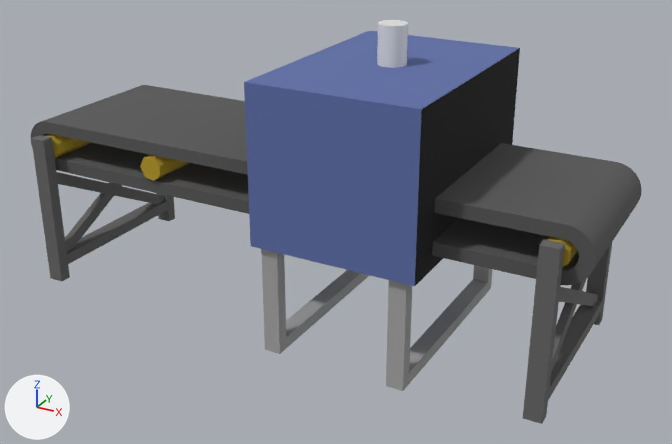
The Blender file private/blender/general1.blend as it was, and as the next commit left it.
The view is the same before and after, from a camera (50 mm lens) standing at (3.27, -5.63, 2.4) and looking at (0.21, -0.07, -0.38). The lights are fixed; the arrows at lower left show +X, +Y and +Z.

In view in the first picture: 'Cylindre', 'belt_inf.001', 'belt_start', 'belt_sup', 'foot2', 'foot2.001', 'foot2.002', 'foot2.005', 'foot3', 'foot3.002', 'foot3.003', 'machine', 'machine.001'.
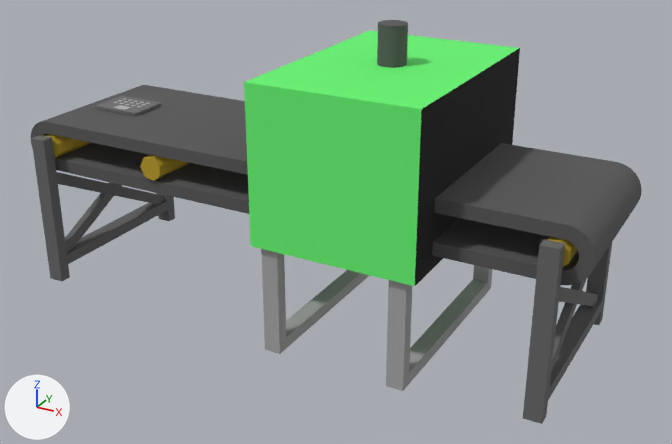
Pixel boxes [x1, y1, x2, y2] of what changed, in the pictures (672 x 444 px):
'machine', recoloured (blue to green)
    both: [244, 31, 519, 286]
'Cylindre', recoloured (grey to green)
    both: [377, 20, 408, 68]
'keyboard1', added
    after: [96, 96, 161, 116]
    faces in mat_light_dark_004 (grey #707070): [96, 96, 161, 116]
    faces in mat_white_005 (grey #b9b9b9): [113, 98, 150, 110]

What changed in the scene script:
```text
Add mat_green:
    mat_green = principled_material('green')
    mat_green.base_color = (0.138, 0.955, 0.173)  # green #68fa73
    mat_green.roughness = 0.9
Add mat_light_dark_004:
    mat_light_dark_004 = principled_material('light_dark.004')
    mat_light_dark_004.base_color = (0.162, 0.162, 0.162)  # grey #707070
    mat_light_dark_004.roughness = 0.9
Add mat_white_005:
    mat_white_005 = principled_material('white.005')
    mat_white_005.base_color = (0.487, 0.487, 0.487)  # grey #b9b9b9
    mat_white_005.roughness = 0.9
Change me_cube:
    where me_cube.from_pydata(...)  # 24 vertices, 4 faces; spans x -1.0..1.0, y -1.0..1.0, z -1.0..1.0
    remove me_cube.materials.append(mat_blue)  # blue #5f70aa
    add me_cube.materials.append(mat_green)  # green #68fa73
Change me_cylindre:
    where me_cylindre.from_pydata(...)  # 120 vertices, 62 faces; spans x -0.1..0.1, y -0.1..0.1, z -0.25..0.25
    add me_cylindre.materials.append(mat_black_009)  # dark grey #585858
Add me_cube_033:
    me_cube_033.from_pydata(...)  # 1089 vertices, 672 faces; spans x -1.0..1.0, y -1.0..1.0, z -1.19..1.0
    # faces by material slot: [97, 575]
    me_cube_033.materials.append(mat_light_dark_004)  # grey #707070
    me_cube_033.materials.append(mat_white_005)  # grey #b9b9b9
Add ob_keyboard1:
    ob_keyboard1 = bpy.data.objects.new('keyboard1', me_cube_033)
    ob_keyboard1.location = (-1.756, -0.001, 0.213)
    ob_keyboard1.rotation_euler = (0.0, 0.0, 0.00411)  # degrees (0, 0, 0.2)
    ob_keyboard1.scale = (0.212, 0.167, -0.0129)
```
